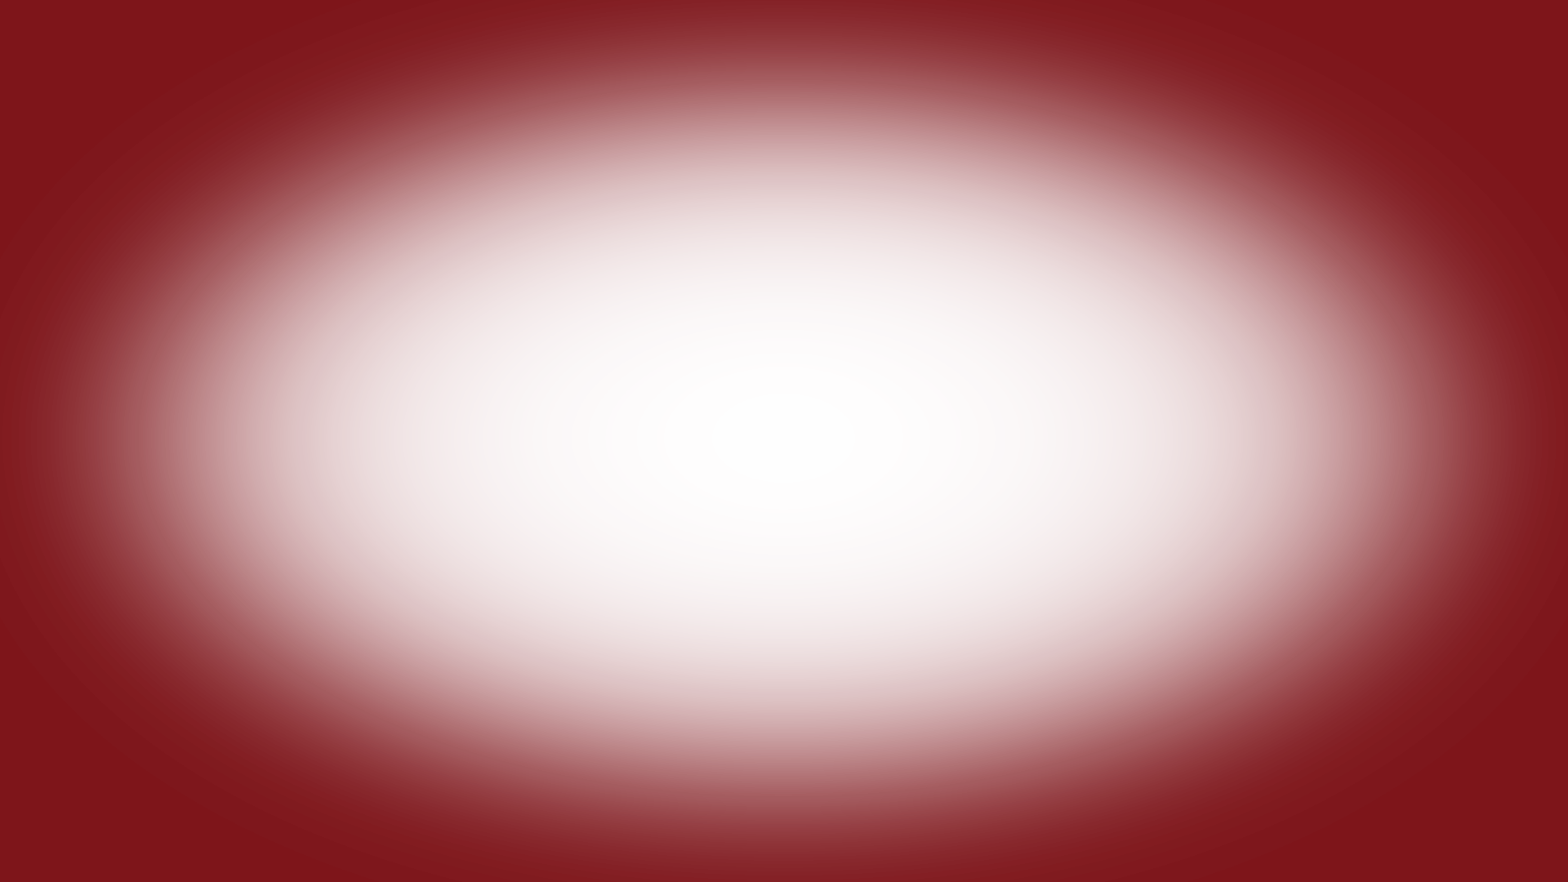
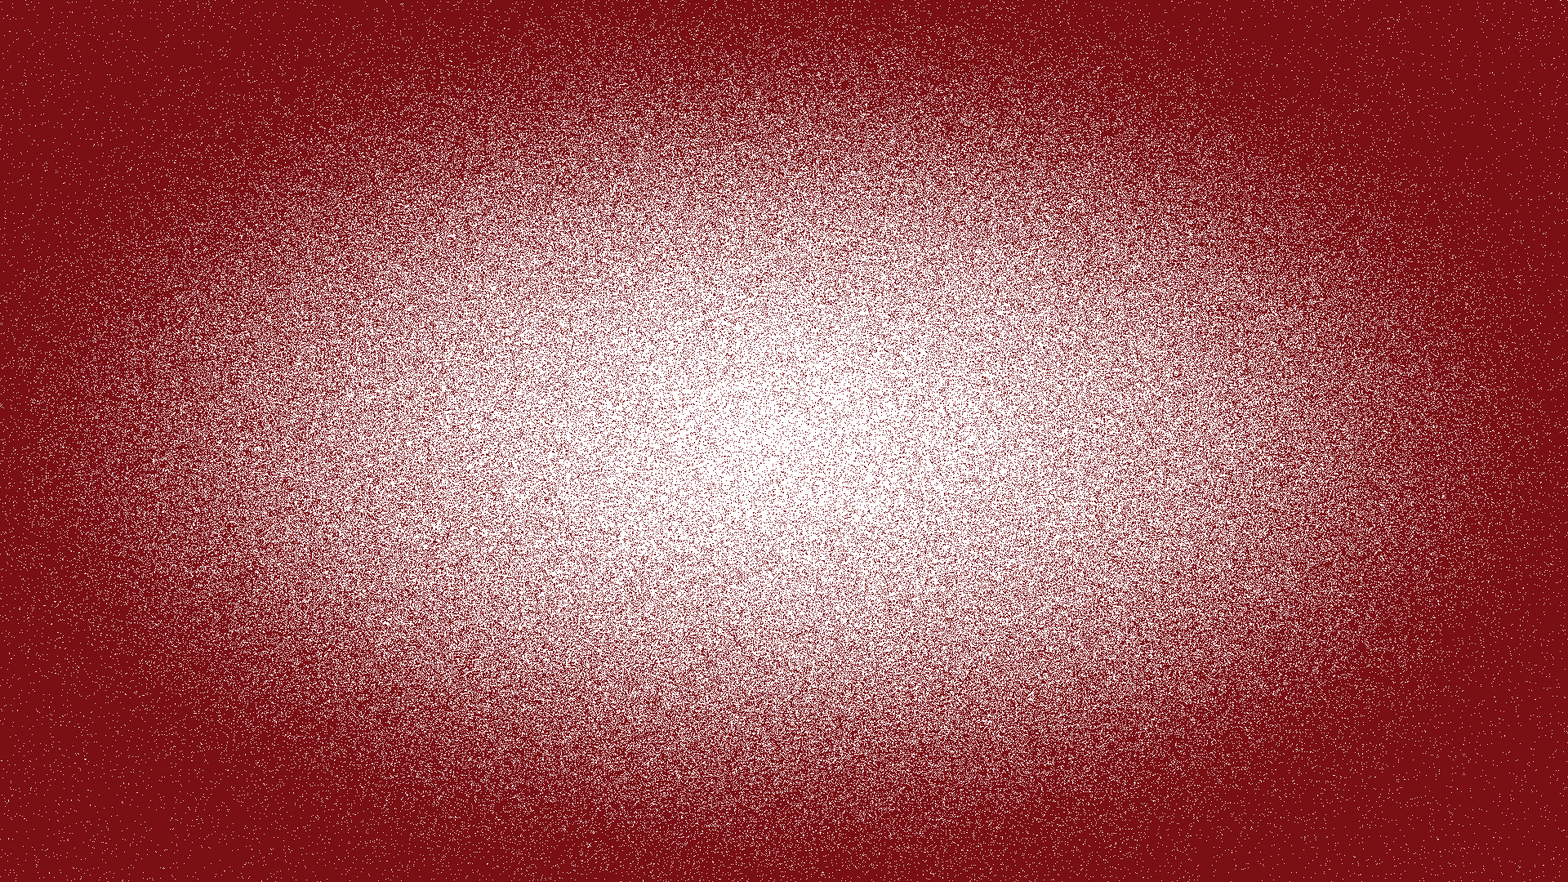
Comparing the layer stacks of the two 1568×882 images. Changes:
added layer "Layer 5" above "Layer 3" over <box>0,0,1568,882</box>
"Layer 3": blend normal → dissolve, painted on it over <box>0,0,1568,882</box>